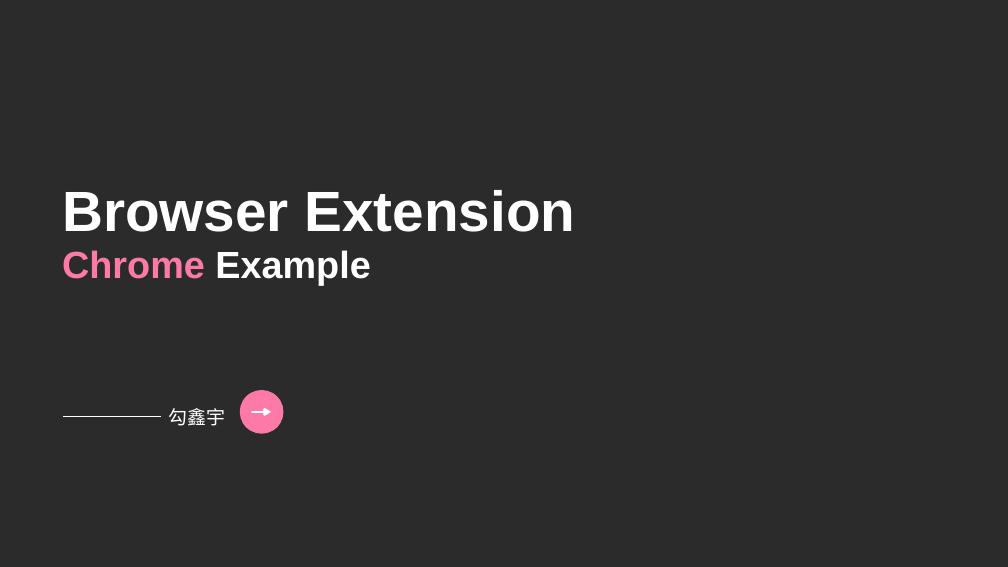
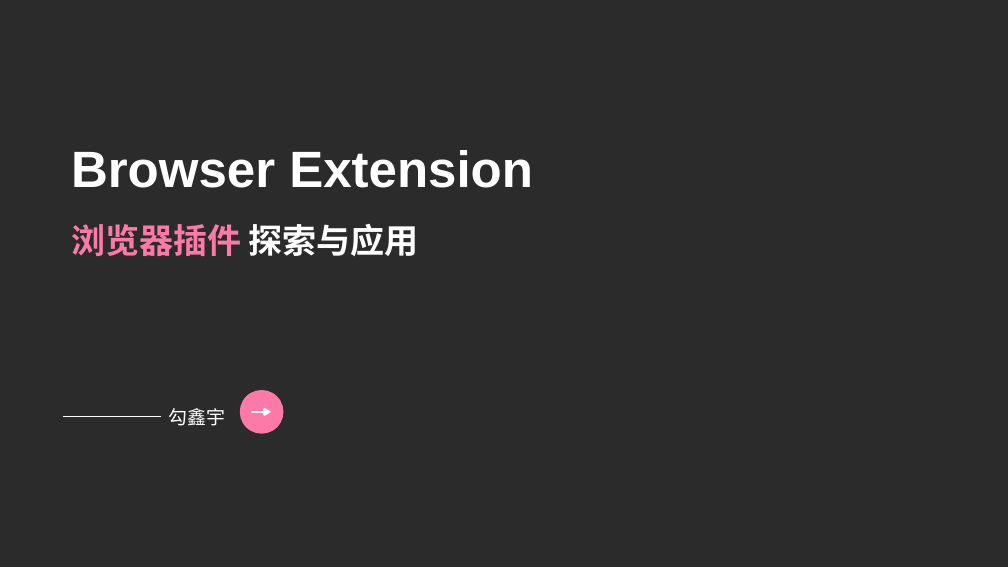
Before and after one commit to gxy5202/JS-Hero, a slide deck: slide 1 of browser-extension/extension.pptx. Drawn at 1008x567 pixels with LibreOffice and Linux fonts; fonts in the diff are those of the drawing; background and template pictures are left out; a plain dark background stands for a picture behind light text. Boxes give left, top, right and bottom in pixels: in the first picture for what was removed or moved away, otherwise in the second. Text is boxed around its words. In the diff, an @@ line names an element or a change of style, - is before the commit and + after.

Commit message:
update ppt

```diff
--- a/browser-extension/extension.pptx
+++ b/browser-extension/extension.pptx
@@ title at box(71, 150, 533, 256): text changed; size 54 to 48.6 pt @@
-Browser Extension
-Chrome Example
+Browser Extension
+浏览器插件 探索与应用
```
